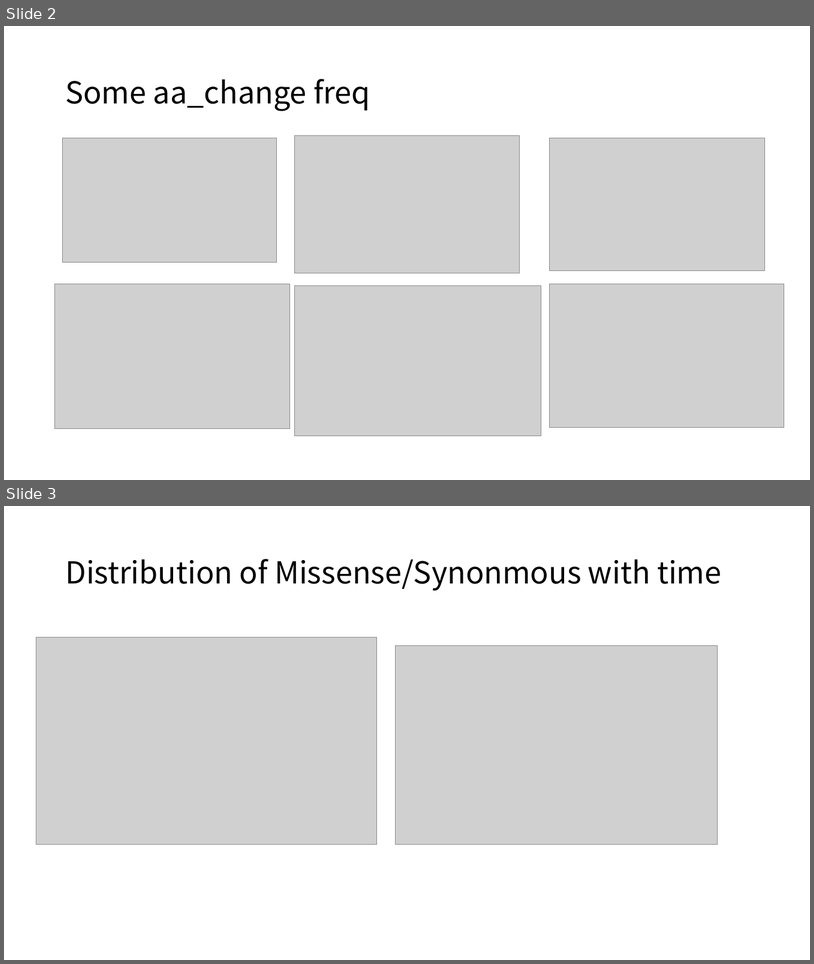
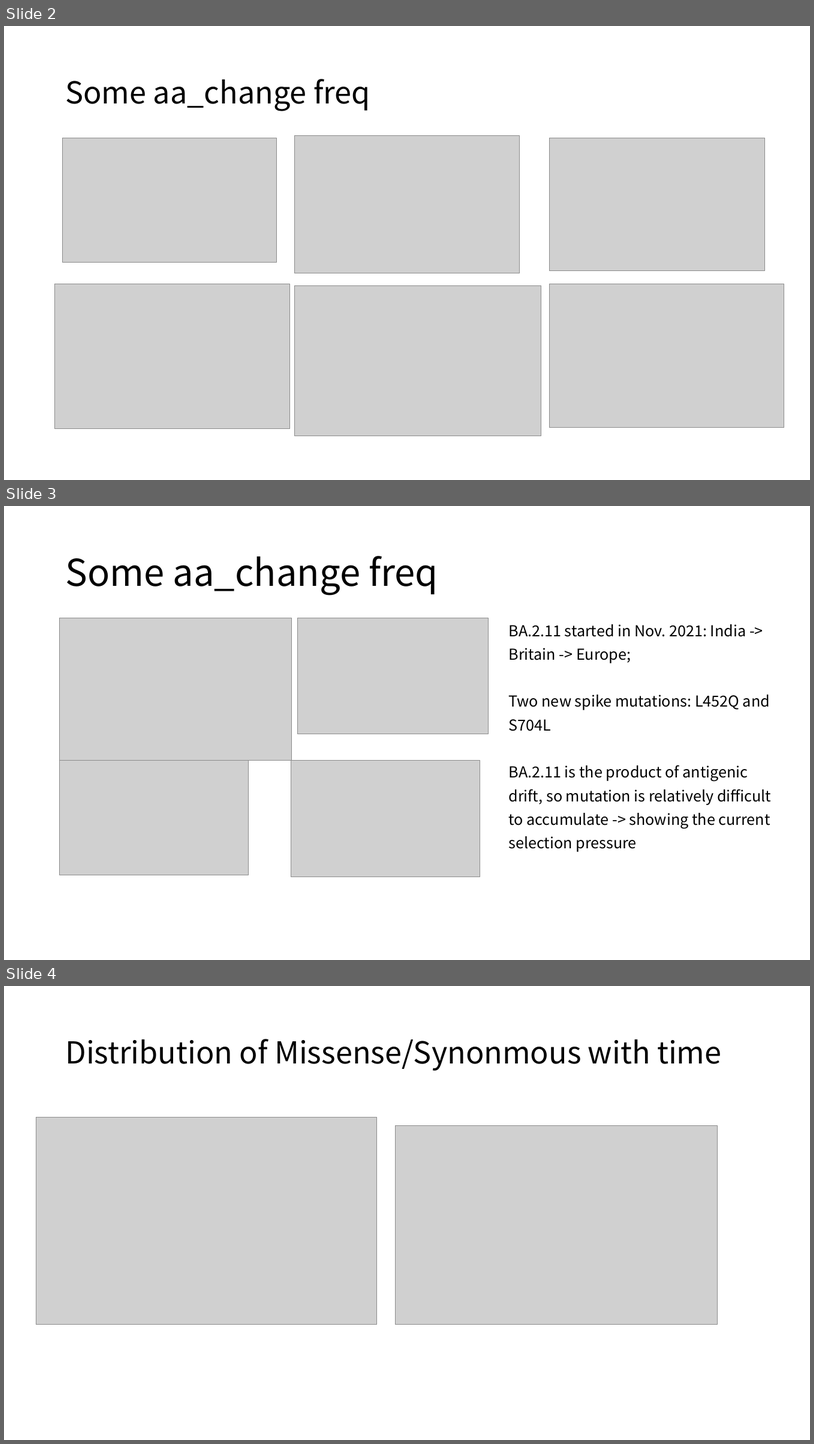
Before and after one commit to KirakiraZLY/Variants-and-mutation-rate-in-SARS-Cov2, a slide deck: DiaryLog/Daily_Week6.pptx. Shown one above the other, each under a label of ours: slides 2 and 3 before the commit, slides 2, 3 and 4 after it. The pictures are 814x964 and 814x1444 pixels, drawn with LibreOffice and Linux fonts; fonts in the diff are those of the drawing; grey boxes stand for pictures. Boxes give left, top, right and bottom in pixels: in the first picture for what was removed or moved away, otherwise in the second. Text is boxed around its words. In the diff, an @@ line names an element or a change of style, - is before the commit and + after.

```diff
--- a/DiaryLog/Daily_Week6.pptx
+++ b/DiaryLog/Daily_Week6.pptx
@@ slide 3 added at (x1=4, y1=506, x2=810, y2=960), background #FFFFFF @@
@@ title added at (x1=65, y1=556, x2=438, y2=595), 44 pt, text #000000 @@
+Some aa_change freq
@@ picture added at (x1=60, y1=618, x2=292, y2=760) @@
@@ picture added at (x1=297, y1=618, x2=489, y2=734) @@
@@ text added at (x1=509, y1=624, x2=771, y2=852), 18 pt, text #000000 @@
+BA.2.11 started in Nov. 2021: India -> Britain -> Europe;
+Two new spike mutations: L452Q and S704L
+BA.2.11 is the product of antigenic drift, so mutation is relatively difficult to accumulate -> showing the current selection pressure
@@ picture added at (x1=60, y1=760, x2=249, y2=875) @@
@@ picture added at (x1=291, y1=760, x2=480, y2=876) @@
@@ what was slide 3 is now slide 4 @@
```
Also in this commit, not shown: 1 slide changed, 1 other slide added, 6 other files.
